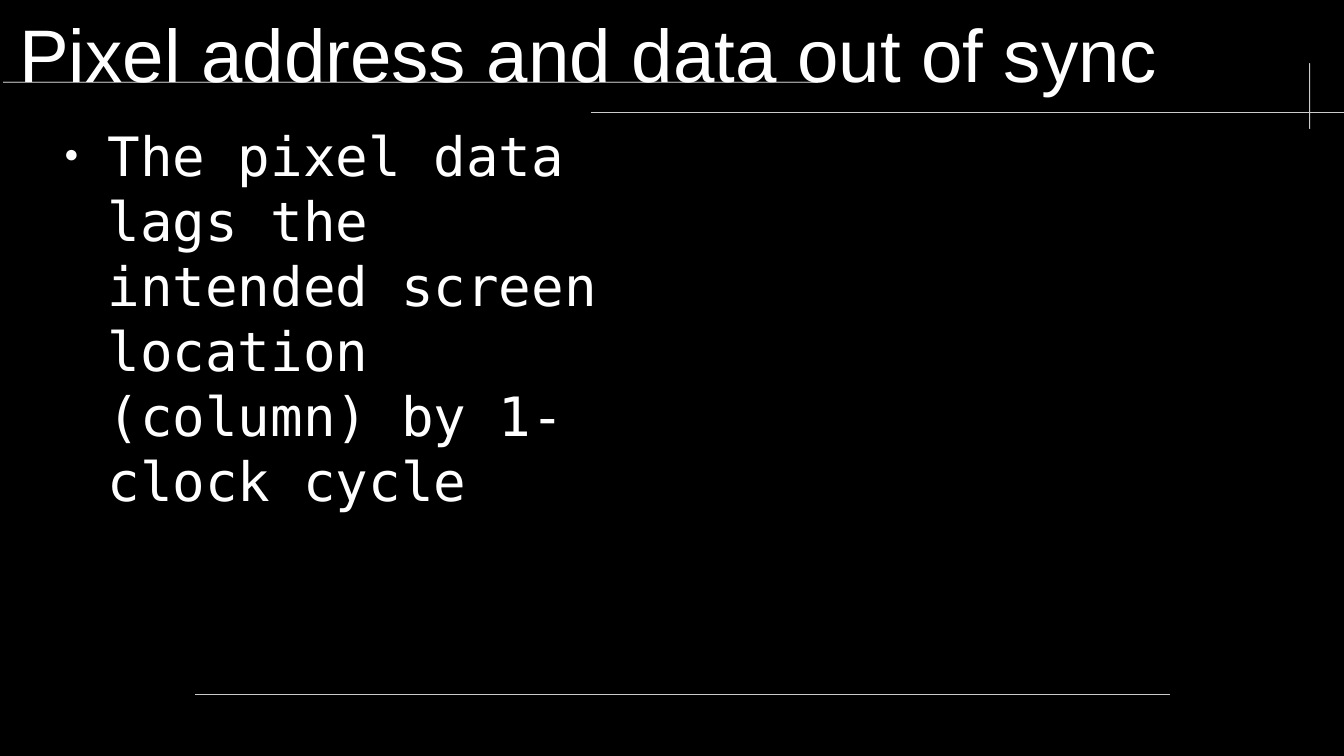
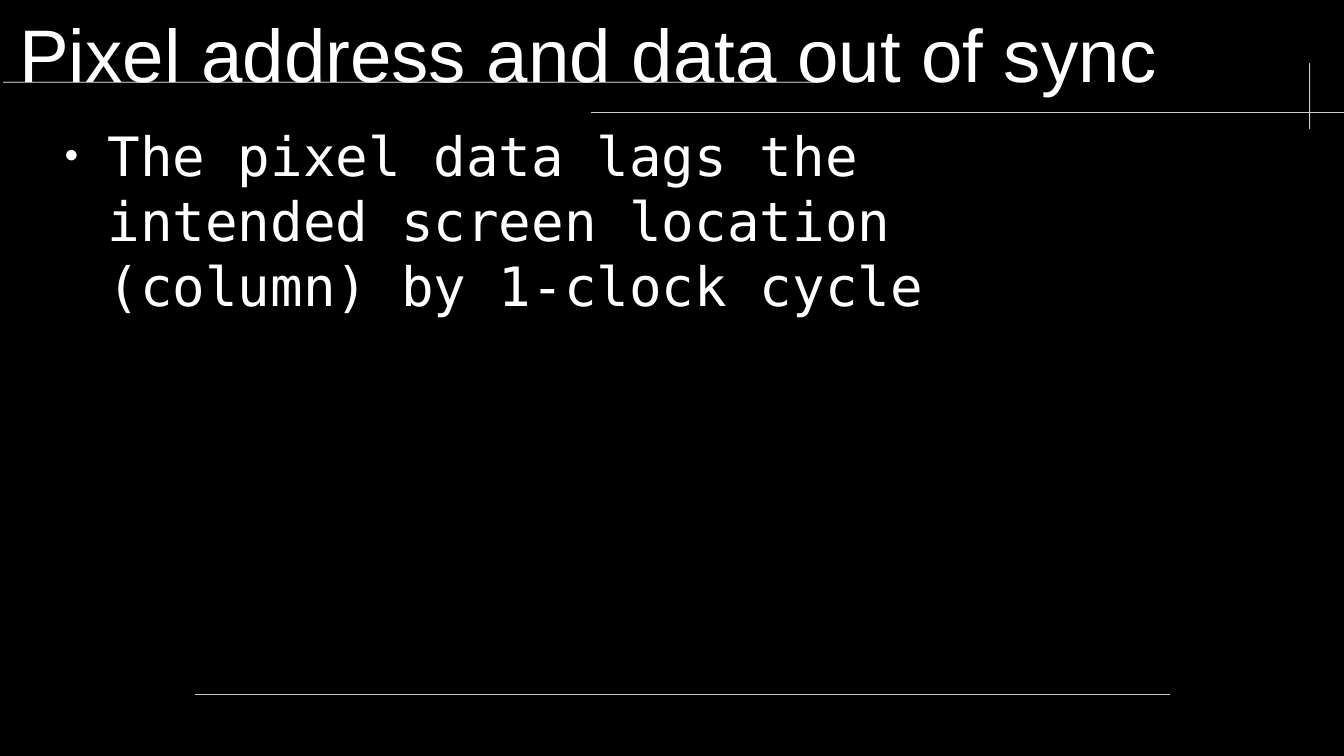
Before and after one commit to neiderm/retro_comp_fpga, a slide deck: slide 7 of docs/soc_t80_bmp_romgen.odp. Drawn at 1344x756 pixels with LibreOffice and Linux fonts; fonts in the diff are those of the drawing; background and template pictures are left out. Boxes give left, top, right and bottom in pixels: in the first picture for what was removed or moved away, otherwise in the second. Text is boxed around its words. In the diff, an @@ line names an element or a change of style, - is before the commit and + after.

```diff
--- a/docs/soc_t80_bmp_romgen.odp
+++ b/docs/soc_t80_bmp_romgen.odp
@@ text "The pixel data lags the ..." rewrapped from (107,134,597,512) to (107,134,923,317) @@
```
Also in this commit, not shown: 2 other slides changed, 1 slide added.
